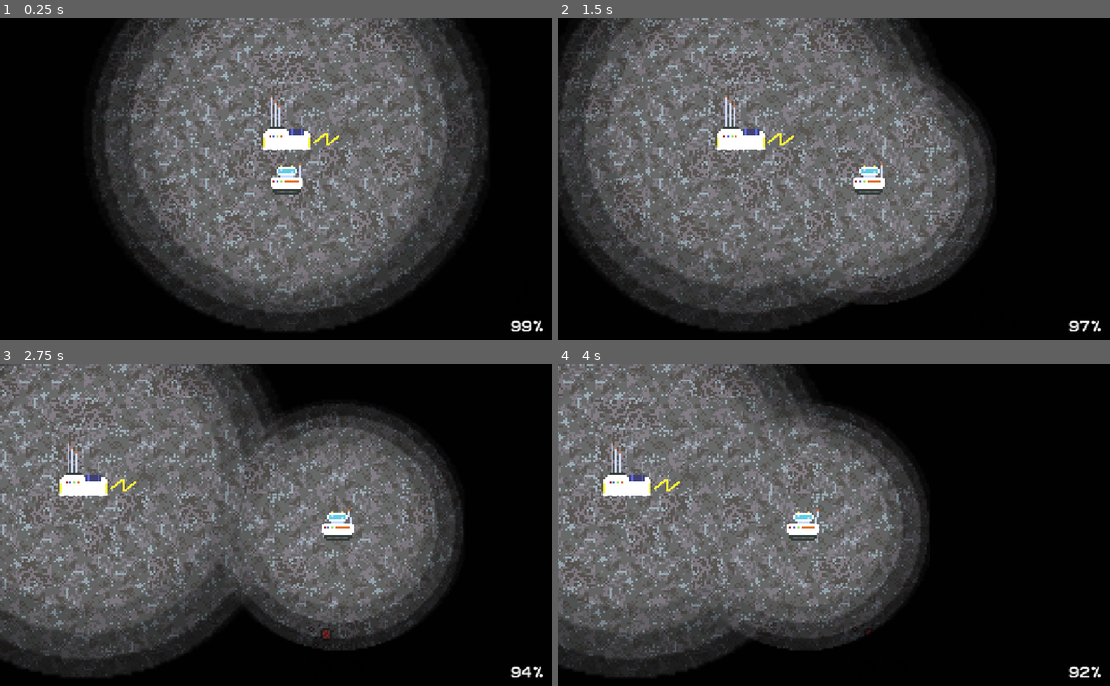
Above: before the commit, frames 1-4 (two rows, left to right).
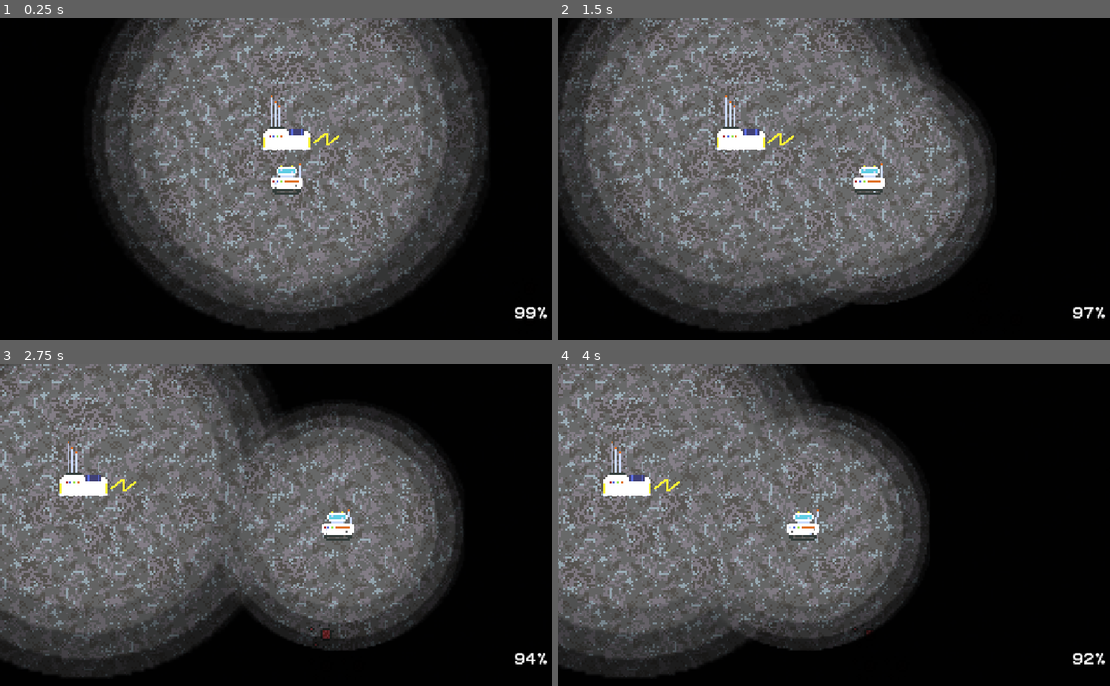
Above: after the commit, the same moments.

Repository: DanielDe8/Moonrunner
Game: Godot game, scene res://Scenes/Main.tscn
Same seed, same stepped clock (60 frames per second), same inputs: the game is played once before the commit and once after it.
Inputs (mouse positions are in pixels of both pictures, inside the frame that each line leads up to):
- Up to frame 1 (0.25 s): no input
- Up to frame 2 (1.5 s): tap Enter at 0.5 s; move the mouse to (972, 162) at 0.52 s; hold Right (right) 0.53-1.25 s; tap M at 0.6 s; click (972, 162) at 0.67 s; drag from (729, 195) to (1005, 320) at 1.27 s
- Up to frame 3 (2.75 s): move the mouse to (342, 454) at 2.02 s; hold Right (right) from 2.03 s (still down); tap M at 2.1 s
- Up to frame 4 (4 s): release Right (right) at 2.75 s; drag from (817, 589) to (878, 637) at 2.77 s; move the mouse to (1016, 573) at 3.52 s; hold Left (left) from 3.53 s (still down); tap M at 3.6 s

The runs differ from the first frame. In frame 1, 0.3% of the frame differs, in the area x 49-100%, y 51-98%; in frame 2, 0.2%; in frame 3, 0.3%; in frame 4, 0.3%.

Commit message:
add mining animation

Diff:
--- a/Objects/player.tscn
+++ b/Objects/player.tscn
@@ -16,6 +16,11 @@
 [ext_resource type="Texture2D" uid="uid://drx4yktp4a2os" path="res://Assets/battery-5.png" id="14_g1u4f"]
 [ext_resource type="Texture2D" uid="uid://jg6lfje6nic1" path="res://Assets/battery-6.png" id="15_vy1ne"]
 [ext_resource type="Texture2D" uid="uid://k8b5t408japk" path="res://Assets/battery-7.png" id="16_qsaej"]
+[ext_resource type="Texture2D" uid="uid://ut7so6u4gpn0" path="res://Assets/mining_animation_1.png" id="17_1sbjj"]
+[ext_resource type="Texture2D" uid="uid://b0yp0pek6h5sg" path="res://Assets/mining_animation_2.png" id="18_tvmpb"]
+[ext_resource type="Texture2D" uid="uid://rby30fherb7y" path="res://Assets/mining_animation_3.png" id="19_yxlei"]
+[ext_resource type="Texture2D" uid="uid://bm5hkca2n50wb" path="res://Assets/mining_animation_4.png" id="20_ctpi4"]
+[ext_resource type="Texture2D" uid="uid://018spkppgsga" path="res://Assets/mining_animation_5.png" id="21_gurtw"]
 
 [sub_resource type="CircleShape2D" id="CircleShape2D_kln2b"]
 radius = 8.0
@@ -106,6 +111,29 @@
 "speed": 5.0
 }]
 
+[sub_resource type="SpriteFrames" id="SpriteFrames_uqjsr"]
+animations = [{
+"frames": [{
+"duration": 1.0,
+"texture": ExtResource("17_1sbjj")
+}, {
+"duration": 1.0,
+"texture": ExtResource("18_tvmpb")
+}, {
+"duration": 1.0,
+"texture": ExtResource("19_yxlei")
+}, {
+"duration": 1.0,
+"texture": ExtResource("20_ctpi4")
+}, {
+"duration": 1.0,
+"texture": ExtResource("21_gurtw")
+}],
+"loop": 1,
+"name": &"default",
+"speed": 5.0
+}]
+
 [node name="player" type="CharacterBody2D" unique_id=1788329522 groups=["Player"]]
 motion_mode = 1
 script = ExtResource("1_0ar0x")
@@ -141,3 +169,8 @@
 position = Vector2(0, 1)
 sprite_frames = SubResource("SpriteFrames_8m6qr")
 frame_progress = 0.9951284
+
+[node name="MiningAnimation" type="AnimatedSprite2D" parent="." unique_id=1348643251]
+texture_filter = 1
+position = Vector2(0, 1)
+sprite_frames = SubResource("SpriteFrames_uqjsr")
--- a/Scenes/Main.tscn
+++ b/Scenes/Main.tscn
@@ -87,10 +87,10 @@
 anchors_preset = -1
 anchor_right = 1.0
 anchor_bottom = 1.0
-offset_left = 1015.0
-offset_top = 607.0
-offset_right = -46.0
-offset_bottom = -9.0
+offset_left = 1023.0
+offset_top = 580.0
+offset_right = -38.0
+offset_bottom = -36.0
 grow_horizontal = 2
 grow_vertical = 2
 text = "100%"
--- a/Scripts/collectable.gd
+++ b/Scripts/collectable.gd
@@ -6,6 +6,9 @@
 @export var max_cluster_size: int = 5
 @export var min_distance: int = 5
 @export var max_distance: int = -1
+@export var collect_delay: float = 1.0   # seconds to wait before the ore is collected
+
+var _collecting: bool = false
 
 
 func _ready() -> void:
@@ -13,5 +16,11 @@
 
 
 func _on_body_entered(body: Node2D) -> void:
+	if _collecting:
+		return
 	if body.is_in_group("Player") or body.name == "Player":
+		_collecting = true
+		if body.has_method("play_mining"):
+			body.play_mining()
+		await get_tree().create_timer(collect_delay).timeout
 		queue_free()
--- a/Scripts/player.gd
+++ b/Scripts/player.gd
@@ -9,8 +9,9 @@
 @export var zoom_smooth_speed: float = 10.0
 @export var max_battery_life: float = 100.0
 @export var idle_battery_consumption: float = 1.0
-@export var moving_battery_consumption : float= 3.0
-@export var warp_battery_consumption : float= 10.0
+@export var moving_battery_consumption: float = 3.0
+@export var warp_battery_consumption: float = 10.0
+@export var m_animation_name: StringName = &"default"
 
 var battery_life: float = max_battery_life
 var near_camp: bool = false
@@ -21,10 +22,15 @@
 
 @onready var camera: Camera2D = $Camera2D
 @onready var charging_area: Area2D = $"../Camp/ChargingArea"
+@onready var m_animation: AnimatedSprite2D = $MiningAnimation
+
 
 func _ready() -> void:
 	if camera != null:
 		target_zoom = camera.zoom.x
+
+	m_animation.stop()
+	m_animation.frame = 0
 
 
 func _unhandled_input(event: InputEvent) -> void:
@@ -38,6 +44,14 @@
 			target_zoom = clamp(target_zoom + zoom_step, min_zoom, max_zoom)
 		elif event.keycode == KEY_MINUS or event.keycode == KEY_KP_SUBTRACT:
 			target_zoom = clamp(target_zoom - zoom_step, min_zoom, max_zoom)
+		elif event.keycode == KEY_M and not event.echo:
+			play_mining()
+
+
+func play_mining() -> void:
+	if not m_animation.is_playing():
+		m_animation.play(m_animation_name)
+
 
 
 func get_input():
@@ -46,12 +60,14 @@
 
 
 func _physics_process(delta: float) -> void:
+	# Smooth camera zoom
 	if camera != null:
 		var z: float = lerp(camera.zoom.x, target_zoom, clamp(delta * zoom_smooth_speed, 0.0, 1.0))
 		camera.zoom = Vector2(z, z)
 
 	get_input()
 
+	# Movement animation
 	if velocity.x > 0:
 		$MovementAnimation.play("move_right")
 	elif velocity.x < 0:
@@ -63,6 +79,7 @@
 	else:
 		$MovementAnimation.pause()
 
+	# Antenna animation
 	if velocity != Vector2.ZERO:
 		stop_timer = 0.0
 		motion_timer += delta
@@ -79,6 +96,7 @@
 		if stop_timer >= stop_delay:
 			$AntennaAnimation.frame = 1
 
+	# Battery
 	if charging_area.overlaps_body(self):
 		battery_life = min(battery_life + delta * 10, max_battery_life)
 	elif velocity == Vector2.ZERO:
@@ -91,8 +109,9 @@
 
 	$"../CanvasLayer/HUD/Label".text = str(battery_percentage * 100).pad_decimals(0) + "%"
 
+	# Out of battery: respawn at the charging area
 	if battery_percentage <= 0.0:
-		position = charging_area.position
+		global_position = charging_area.global_position
 		battery_life = max_battery_life
 
 	move_and_slide()
Not shown: 1 places in Objects/collecteble_template.tscn that only renumber resources
